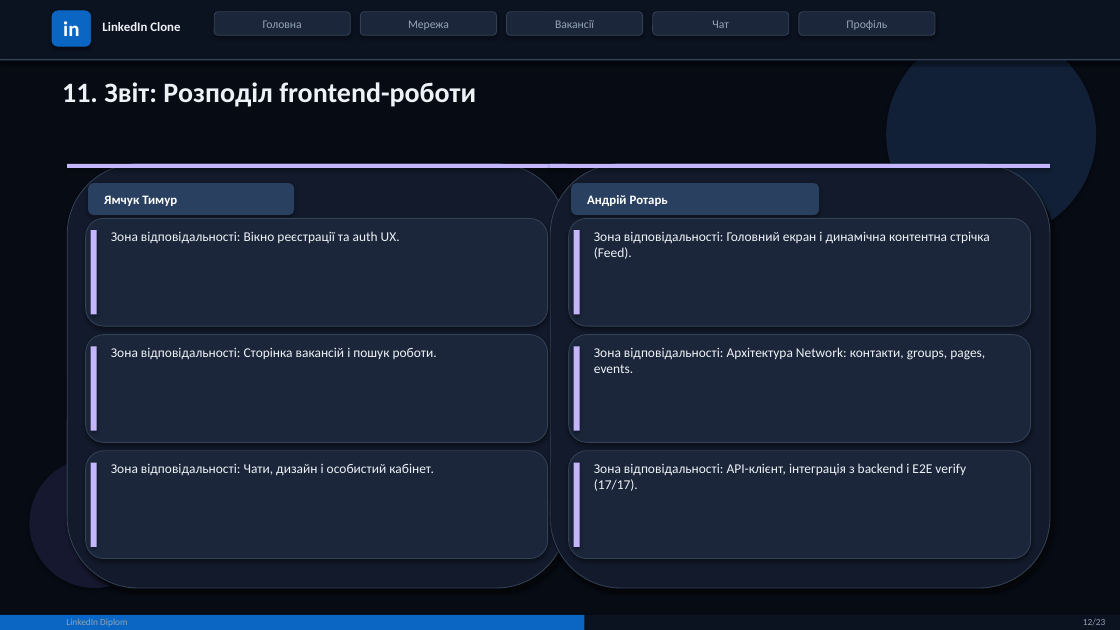
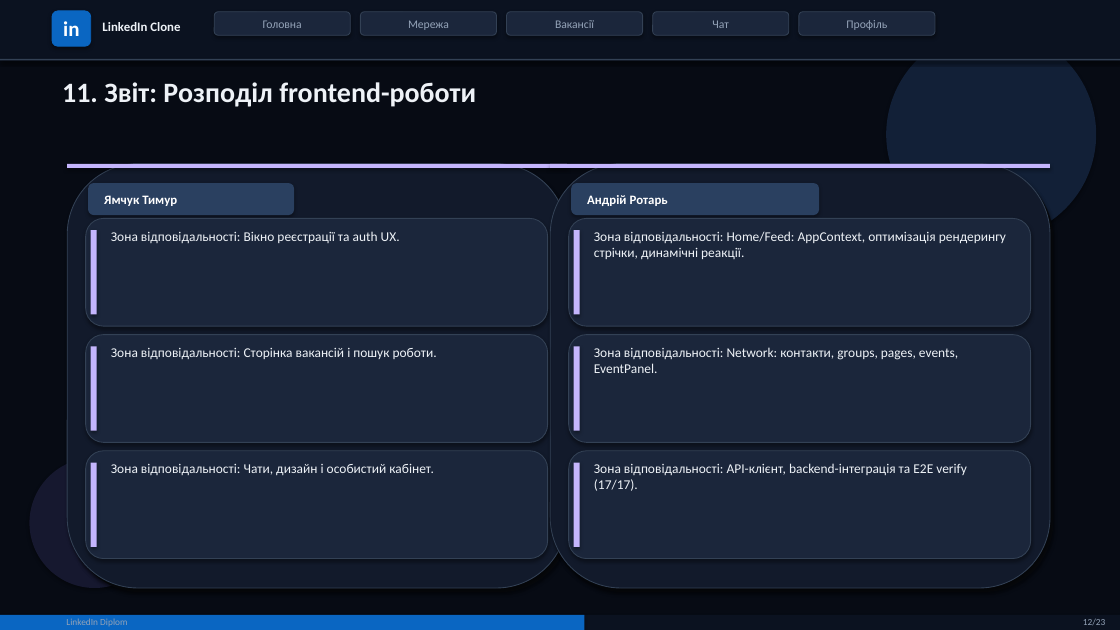
Before and after one commit to hrebenchukM/LinkedInDiplom, a slide deck: slide 12 of presentation.pptx. Drawn at 1120x630 pixels with LibreOffice and Linux fonts; fonts in the diff are those of the drawing. Boxes give left, top, right and bottom in pixels: in the first picture for what was removed or moved away, otherwise in the second. Text is boxed around its words. In the diff, an @@ line names an element or a change of style, - is before the commit and + after.

```diff
--- a/presentation.pptx
+++ b/presentation.pptx
@@ text at [594,231,1006,259]: text changed @@
-Зона відповідальності: Головний екран і динамічна контентна стрічка (Feed).
+Зона відповідальності: Home/Feed: AppContext, оптимізація рендерингу стрічки, динамічні реакції.
@@ text at [594,347,958,373]: text changed @@
-Зона відповідальності: Архітектура Network: контакти, groups, pages, events.
+Зона відповідальності: Network: контакти, groups, pages, events, EventPanel.
@@ text at [594,463,967,491]: text changed @@
-Зона відповідальності: API-клієнт, інтеграція з backend і E2E verify (17/17).
+Зона відповідальності: API-клієнт, backend-інтеграція та E2E verify (17/17).
```
Also in this commit, not shown: 3 other slides changed, 3 other files.
